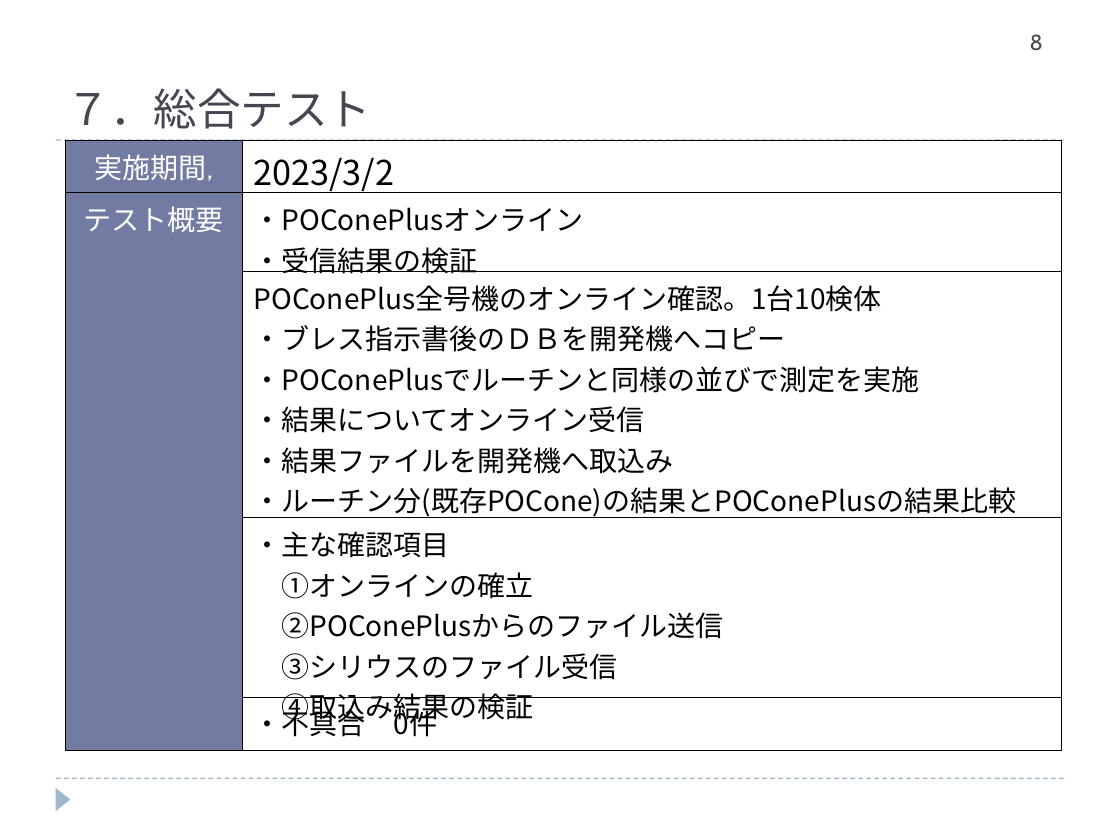
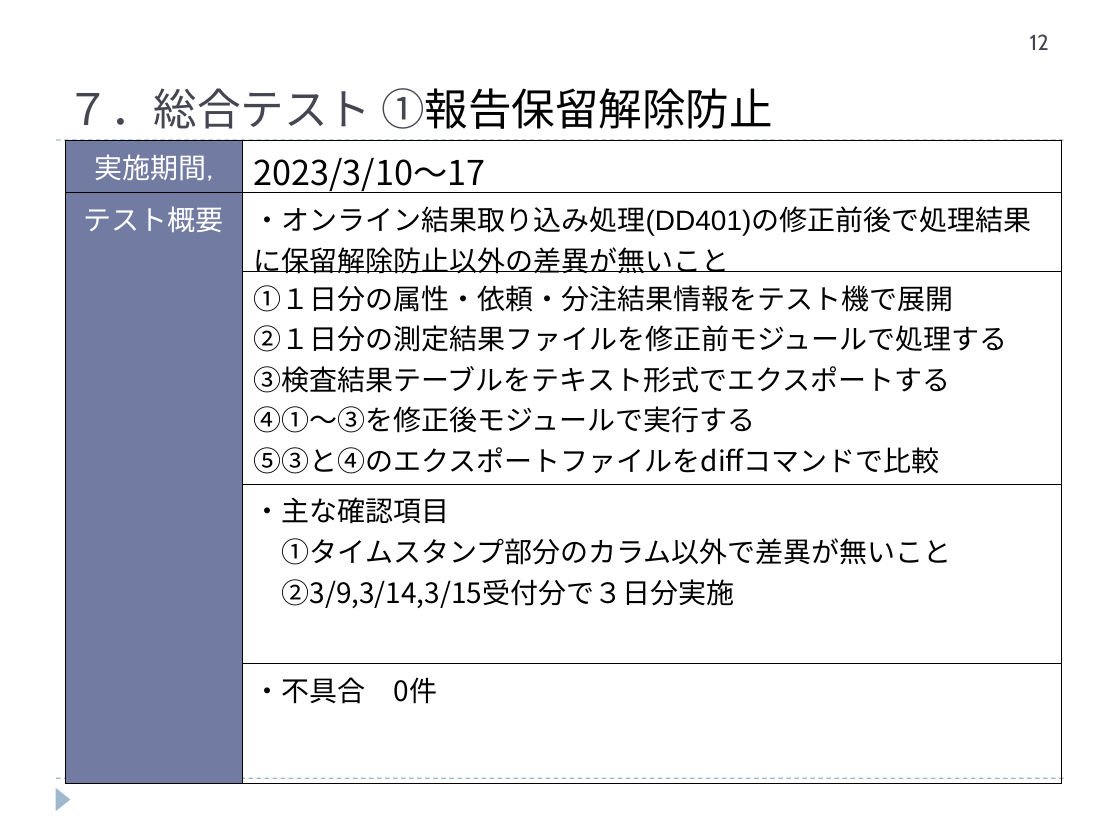
Before and after one commit to hanyutatsuya/Chemistory, a slide deck: slide 12 of 次期システム対応/レビュー/ケミストリー次期先行対応.ppt (slide 8 before the commit). Drawn at 1120x840 pixels with LibreOffice and Linux fonts; fonts in the diff are those of the drawing. Boxes give left, top, right and bottom in pixels: in the first picture for what was removed or moved away, otherwise in the second. Text is boxed around its words. In the diff, an @@ line names an element or a change of style, - is before the commit and + after.

Commit message:
Commit 20230320-160703

```diff
--- a/次期システム対応/レビュー/ケミストリー次期先行対応.ppt
+++ b/次期システム対応/レビュー/ケミストリー次期先行対応.ppt
@@ page number at (x1=1030, y1=34, x2=1049, y2=50): text changed @@
-8
+12
@@ text at (x1=67, y1=88, x2=773, y2=129): text changed @@
-７．総合テスト
+７．総合テスト ①報告保留解除防止
@@ table at (x1=65, y1=140, x2=1061, y2=783) @@
-row 1, column 2: 2023/3/2
+row 1, column 2: 2023/3/10～17
-row 2, column 2: ・POConePlusオンライン / ・受信結果の検証
+row 2, column 2: ・オンライン結果取り込み処理(DD401)の修正前後で処理結果に保留解除防止以外の差異が無いこと
-row 3, column 2: POConePlus全号機のオンライン確認。1台10検体 / ・ブレス指示書後のＤＢを開発機へコピー / ・POConePlusでルーチンと同様の並びで測定を実施 / ・結果についてオンライン受信 / ・結果ファイルを開発機へ取込み / ・ルーチン分(既存POCone)の結果とPOConePlusの結果比較
+row 3, column 2: ①１日分の属性・依頼・分注結果情報をテスト機で展開 / ②１日分の測定結果ファイルを修正前モジュールで処理する / ③検査結果テーブルをテキスト形式でエクスポートする / ④①～③を修正後モジュールで実行する / ⑤③と④のエクスポートファイルをdiffコマンドで比較
-row 4, column 2: ・主な確認項目 / ①オンラインの確立 / ②POConePlusからのファイル送信 / ③シリウスのファイル受信 / ④取込み結果の検証
+row 4, column 2: ・主な確認項目 / ①タイムスタンプ部分のカラム以外で差異が無いこと / ②3/9,3/14,3/15受付分で３日分実施
```
Also in this commit, not shown: 3 other slides changed, 7 slides added, 2 slides removed.
